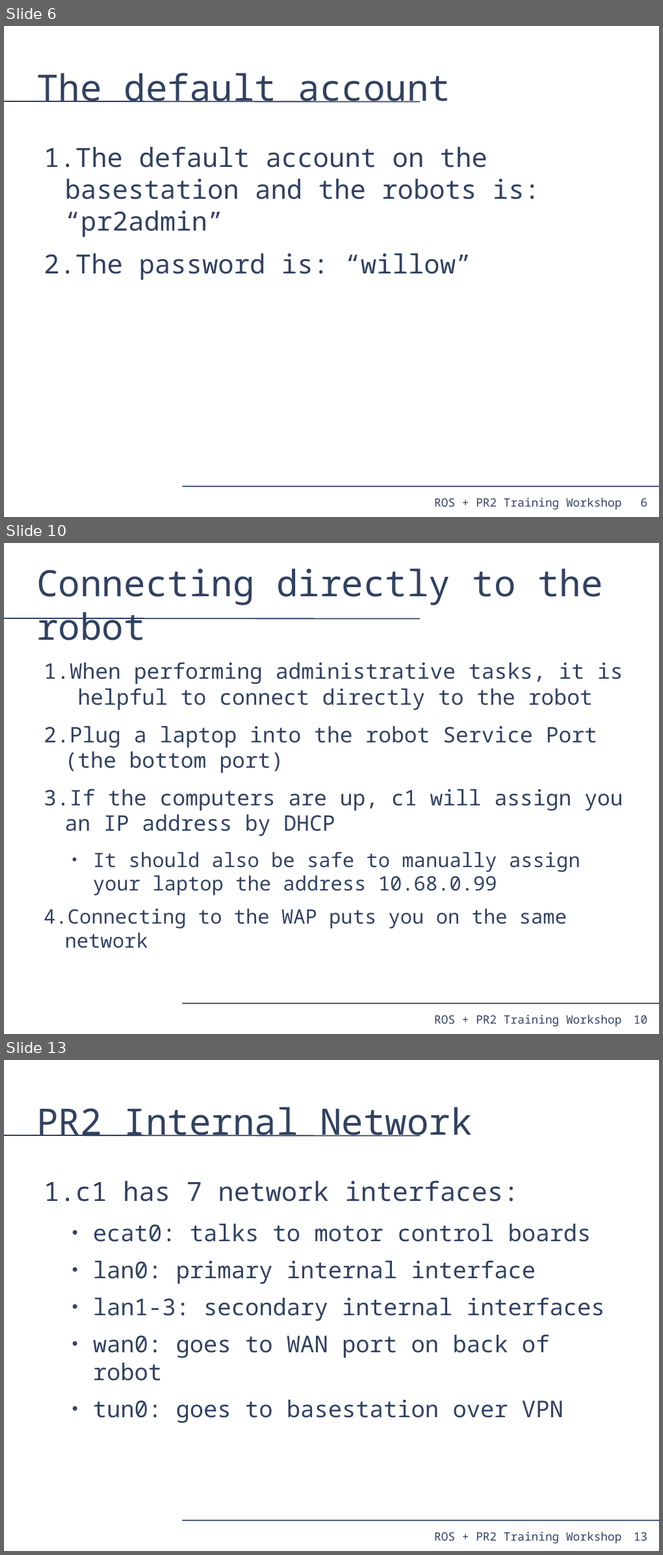
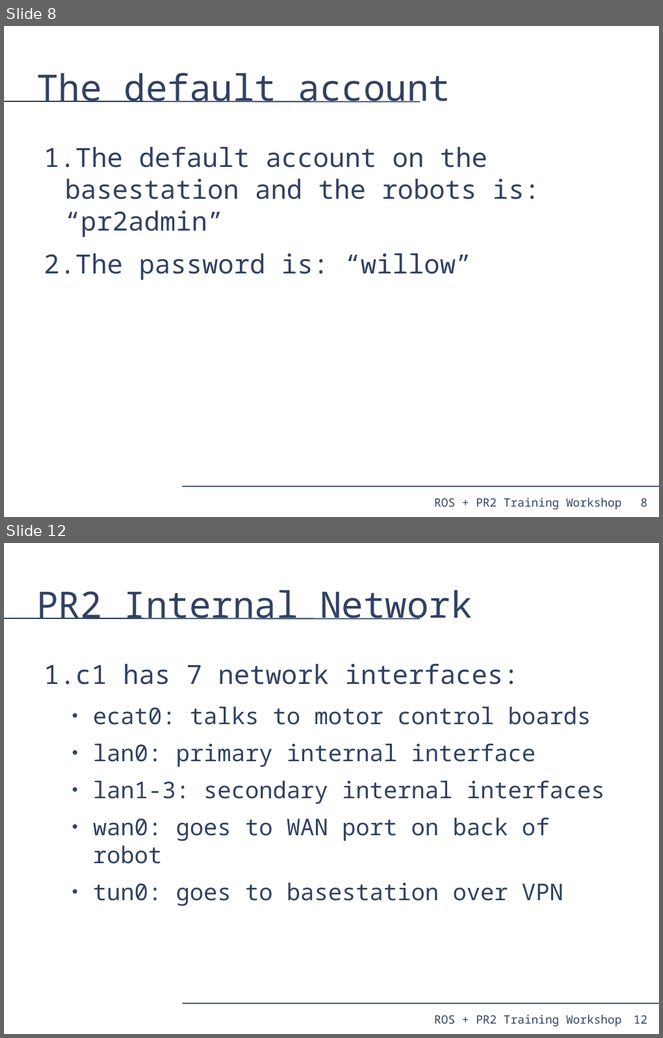
Before and after one commit to PR2/pr2_docs, a slide deck: pr2_training_workshop/pr2_sysadmin/pr2_syasdmin.odp. Shown one above the other, each under a label of ours: slides 6, 10 and 13 before the commit, slides 8 and 12 after it; the slides between them are not shown. The pictures are 663x1555 and 663x1038 pixels, drawn with LibreOffice and Linux fonts; fonts in the diff are those of the drawing. Boxes give left, top, right and bottom in pixels: in the first picture for what was removed or moved away, otherwise in the second. Text is boxed around its words. In the diff, an @@ line names an element or a change of style, - is before the commit and + after.

```diff
--- a/pr2_training_workshop/pr2_sysadmin/pr2_syasdmin.odp
+++ b/pr2_training_workshop/pr2_sysadmin/pr2_syasdmin.odp
@@ slide 10 removed at (x1=4, y1=543, x2=659, y2=1034), background #FFFFFF; not listed: 4 template elements that a slide beside it also shows @@
@@ title removed at (x1=36, y1=568, x2=603, y2=641) @@
-Connecting directly to the robot
@@ text removed at (x1=44, y1=662, x2=623, y2=949) @@
-1. When performing administrative tasks, it is helpful to connect directly to the robot
-2. Plug a laptop into the robot Service Port (the bottom port)
-3. If the computers are up, c1 will assign you an IP address by DHCP
-  ● It should also be safe to manually assign your laptop the address 10.68.0.99
-4. Connecting to the WAP puts you on the same network
@@ what was slide 6 is now slide 8 @@
@@ page number at (x1=641, y1=499, x2=648, y2=507): text changed @@
-6
+8
@@ what was slide 13 is now slide 12 @@
@@ page number at (x1=634, y1=1016, x2=648, y2=1024): text changed @@
-13
+12
```
Also in this commit, not shown: 10 slides changed, 6 slides added, 5 other slides removed, 1 other file.
